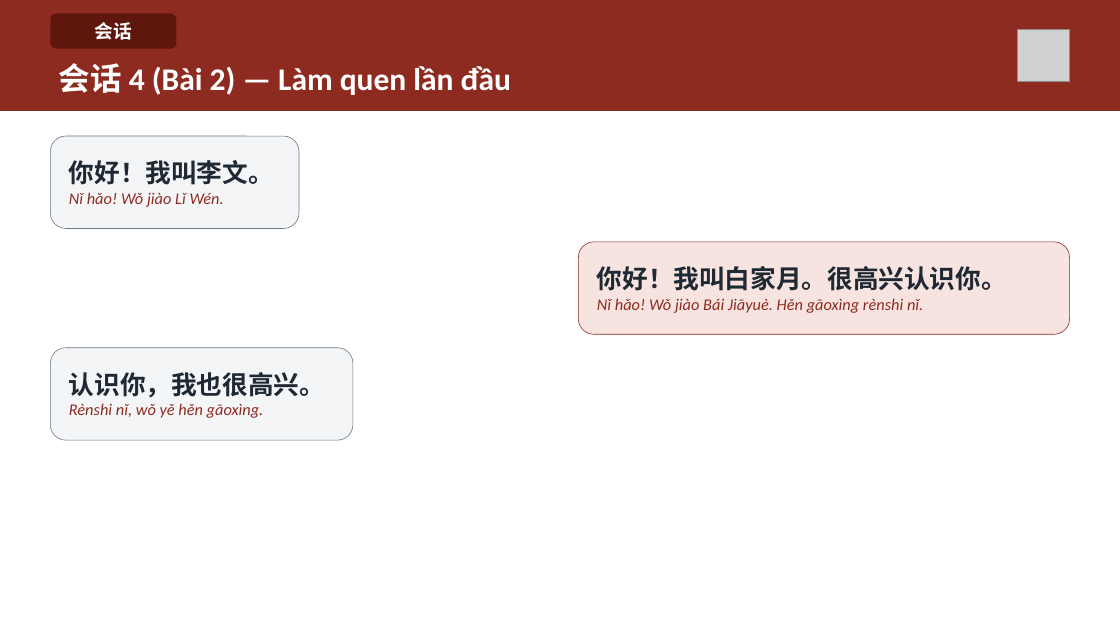
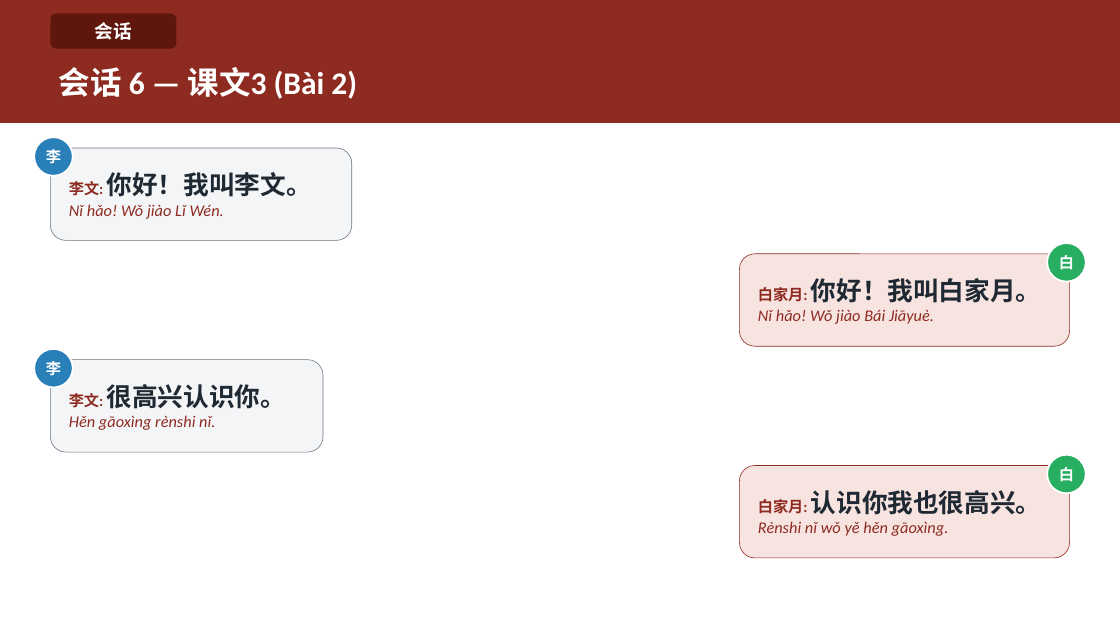
Before and after one commit to HuyenNguyen911/chinese-learning-os, a slide deck: slide 26 of output/hsk1/buoi02_chaohoi_lamquen/slide/Buoi-02-Chaohoi-Lamquen.pptx (slide 17 before the commit). Drawn at 1120x630 pixels with LibreOffice and Linux fonts; fonts in the diff are those of the drawing; grey boxes stand for pictures. Boxes give left, top, right and bottom in pixels: in the first picture for what was removed or moved away, otherwise in the second. Text is boxed around its words. In the diff, an @@ line names an element or a change of style, - is before the commit and + after.

```diff
--- a/output/hsk1/buoi02_chaohoi_lamquen/slide/Buoi-02-Chaohoi-Lamquen.pptx
+++ b/output/hsk1/buoi02_chaohoi_lamquen/slide/Buoi-02-Chaohoi-Lamquen.pptx
@@ rectangle: place and size @@
-rectangle at [0, 0, 1120, 111]
+rectangle at [0, 0, 1120, 123]
@@ picture removed at [1017, 29, 1070, 82] @@
@@ text at [59, 67, 357, 99]: text changed @@
-会话 4 (Bài 2) — Làm quen lần đầu
+会话 6 — 课文3 (Bài 2)
@@ ellipse added at [34, 137, 73, 176], fill #2980B9, outline #FFFFFF 1.5 pt, 13 pt, text #FFFFFF, bold @@
+李
@@ rounded rectangle "李文: 你好！我叫李文。": place and size @@
-rounded rectangle "李文: 你好！我叫李文。" at [50, 136, 299, 229]
+rounded rectangle "李文: 你好！我叫李文。" at [50, 148, 352, 240]
@@ text in rounded rectangle at [69, 172, 312, 197]: text changed @@
-你好！我叫李文。
+李文: 你好！我叫李文。
@@ rounded rectangle "白家月: 你好！我叫白家月。": place and size @@
-rounded rectangle "白家月: 你好！我叫白家月。" at [579, 242, 1070, 334]
+rounded rectangle "白家月: 你好！我叫白家月。" at [739, 254, 1070, 346]
@@ ellipse added at [1048, 243, 1086, 281], fill #27AE60, outline #FFFFFF 1.5 pt, 13 pt, text #FFFFFF, bold @@
+白
@@ text in rounded rectangle at [758, 278, 1042, 324]: text changed @@
-你好！我叫白家月。很高兴认识你。
-Nǐ hǎo! Wǒ jiào Bái Jiāyuè. Hěn gāoxìng rènshi nǐ.
+白家月: 你好！我叫白家月。
+Nǐ hǎo! Wǒ jiào Bái Jiāyuè.
@@ ellipse added at [34, 349, 73, 387], fill #2980B9, outline #FFFFFF 1.5 pt, 13 pt, text #FFFFFF, bold @@
+李
@@ rounded rectangle added at [50, 360, 323, 452], fill #F4F5F7, outline #6B7683 0.5 pt, 14 pt, text #8E2B20, italic @@
+李文: 很高兴认识你。
+Hěn gāoxìng rènshi nǐ.
@@ rounded rectangle "白家月: 认识你我也很高兴。": place and size @@
-rounded rectangle "白家月: 认识你我也很高兴。" at [50, 348, 353, 440]
+rounded rectangle "白家月: 认识你我也很高兴。" at [739, 465, 1070, 558]
@@ rounded rectangle "白家月: 认识你我也很高兴。" at [739, 465, 1070, 558]: fill #F4F5F7 to #F7E4E1; outline #6B7683 0.5 pt to #8E2B20 0.5 pt @@
@@ ellipse added at [1048, 455, 1086, 493], fill #27AE60, outline #FFFFFF 1.5 pt, 13 pt, text #FFFFFF, bold @@
+白
@@ text in rounded rectangle at [758, 490, 1042, 536]: text changed @@
-认识你，我也很高兴。
-Rènshi nǐ, wǒ yě hěn gāoxìng.
+白家月: 认识你我也很高兴。
+Rènshi nǐ wǒ yě hěn gāoxìng.
```
Also in this commit, not shown: 4 other slides changed, 28 slides added, 14 slides removed, 24 other files.
